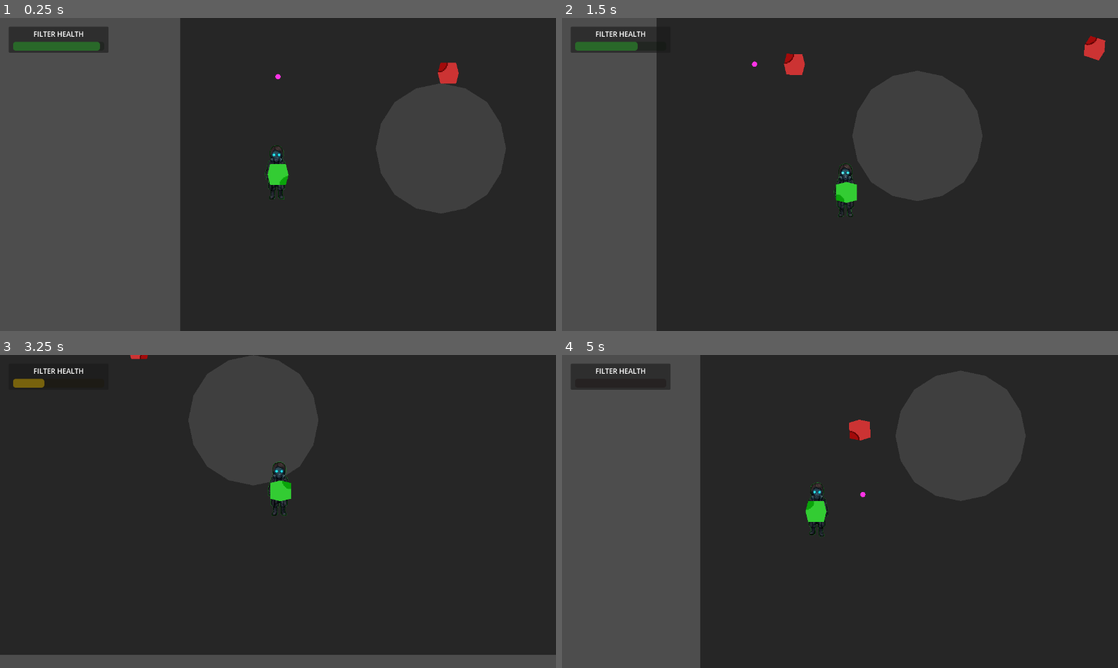
Above: before the commit, frames 1-4 (two rows, left to right).
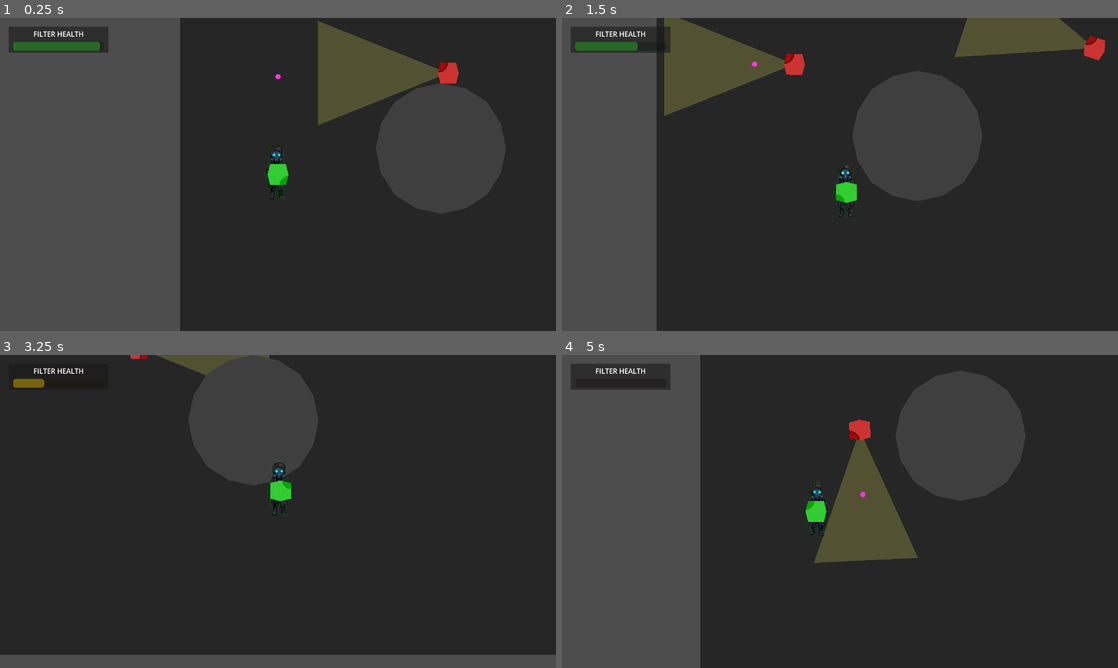
Above: after the commit, the same moments.

Repository: praveenpkg8/war_princess
Game: Godot game, scene res://scenes/main.tscn
Same seed, same stepped clock (60 frames per second), same inputs: the game is played once before the commit and once after it.
Inputs:
- Up to frame 1 (0.25 s): no input
- Up to frame 2 (1.5 s): tap Enter (ui_accept) at 0.5, 0.77 s; hold Right (move_right) 0.53-1.28 s; hold E (interact) 0.53-1.28 s; hold Down (move_down) from 1.28 s (still down); tap Shift (sprint) at 1.35 s
- Up to frame 3 (3.25 s): tap Enter (ui_accept) at 1.52, 3.02 s; release Down (move_down) at 2.03 s; hold Right (move_right) 2.03-2.78 s; tap R at 2.1 s; hold Up (move_up) from 2.78 s (still down); tap Q at 2.85 s
- Up to frame 4 (5 s): release Up (move_up) at 3.53 s; hold E (interact) 3.53-4.28 s; hold Left (move_left) from 3.53 s (still down); tap Enter (ui_accept) at 3.77, 4.52 s; tap Shift (sprint) at 4.35 s

The runs differ from the first frame. In frame 1, 3.9% of the frame differs, in the area x 57-79%, y 0-35%; in frame 2, 6.0%, in the area x 18-95%, y 0-32%; in frame 3, 0.5%; in frame 4, 3.9%.

Commit message:
Add rotating vision cone visual

Diff:
--- a/scenes/enemy/Enemy.gd
+++ b/scenes/enemy/Enemy.gd
@@ -155,6 +155,8 @@
 	facing_direction = direction.normalized()
 	if facing_direction.length() > 0:
 		sprite.rotation = facing_direction.angle()
+		if vision_cone:
+			vision_cone.rotation = facing_direction.angle()
 
 func get_facing_direction() -> Vector2:
 	return facing_direction
--- a/scenes/enemy/Enemy.tscn
+++ b/scenes/enemy/Enemy.tscn
@@ -48,6 +48,11 @@
 collision_layer = 5
 collision_mask = 1
 
+[node name="VisionConeVisual" type="Polygon2D" parent="VisionCone"]
+color = Color(1, 1, 0.4, 0.2)
+polygon = PackedVector2Array(0, 0, 200, -80, 200, 80)
+z_index = -1
+
 [node name="VisionCollision" type="CollisionShape2D" parent="VisionCone"]
 shape = SubResource("VisionShape")
 
